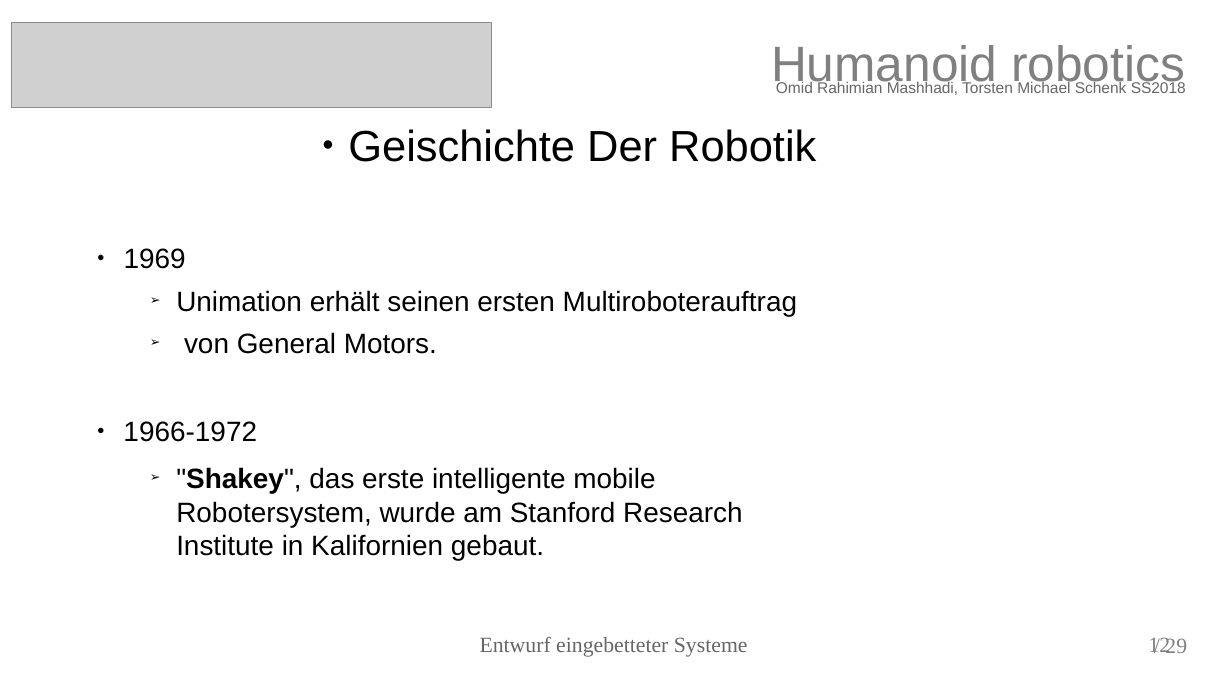
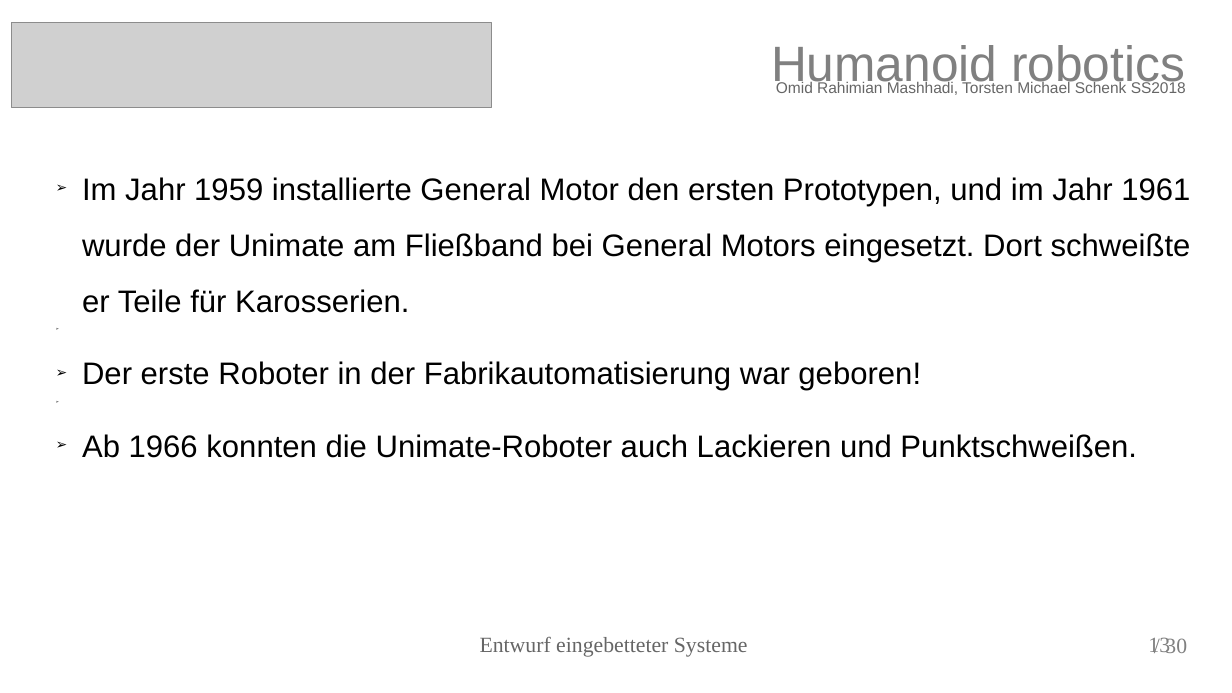
Before and after one commit to torstenschenk/beuth-avatar-ss2018, a slide deck: slide 13 of Presentation/HumanoidRobotic.odp (slide 12 before the commit). Drawn at 1232x693 pixels with LibreOffice and Linux fonts; fonts in the diff are those of the drawing; grey boxes stand for pictures. Boxes give left, top, right and bottom in pixels: in the first picture for what was removed or moved away, otherwise in the second. Text is boxed around its words. In the diff, an @@ line names an element or a change of style, - is before the commit and + after.

```diff
--- a/Presentation/HumanoidRobotic.odp
+++ b/Presentation/HumanoidRobotic.odp
@@ text removed at <box>348,129,816,162</box> @@
-● Geischichte Der Robotik
@@ text added at <box>82,177,1191,458</box>, 20 pt, text #000000 @@
+➢ Im Jahr 1959 installierte General Motor den ersten Prototypen, und im Jahr 1961 wurde der Unimate am Fließband bei General Motors eingesetzt. Dort schweißte er Teile für Karosserien.
+➢ Der erste Roboter in der Fabrikautomatisierung war geboren!
+➢ Ab 1966 konnten die Unimate-Roboter auch Lackieren und Punktschweißen.
@@ text removed at <box>123,248,797,560</box> @@
-● 1969
-    ➢ Unimation erhält seinen ersten Multiroboterauftrag
-    ➢ von General Motors.
-● 1966-1972
-    ➢ "Shakey", das erste intelligente mobile Robotersystem, wurde am Stanford Research Institute in Kalifornien gebaut.
@@ page number at <box>1148,637,1170,653</box>: text changed @@
-12
+13
@@ text at <box>1165,638,1187,653</box>: text changed @@
-/ 29
+/ 30
```
Also in this commit, not shown: 26 other slides changed, 2 slides added, 1 slide removed, 8 other files.
